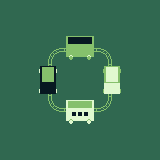
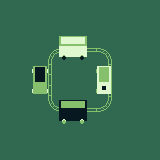
Two versions of the same layered image (160 x 160). Layer-by-layer changes:
showed "레이어 6" (1st of 2, in "v01"), painted on it over [32, 36, 121, 124]
hid "레이어 6" (2nd of 2, in "v01"), painted on it over [39, 36, 121, 124]
